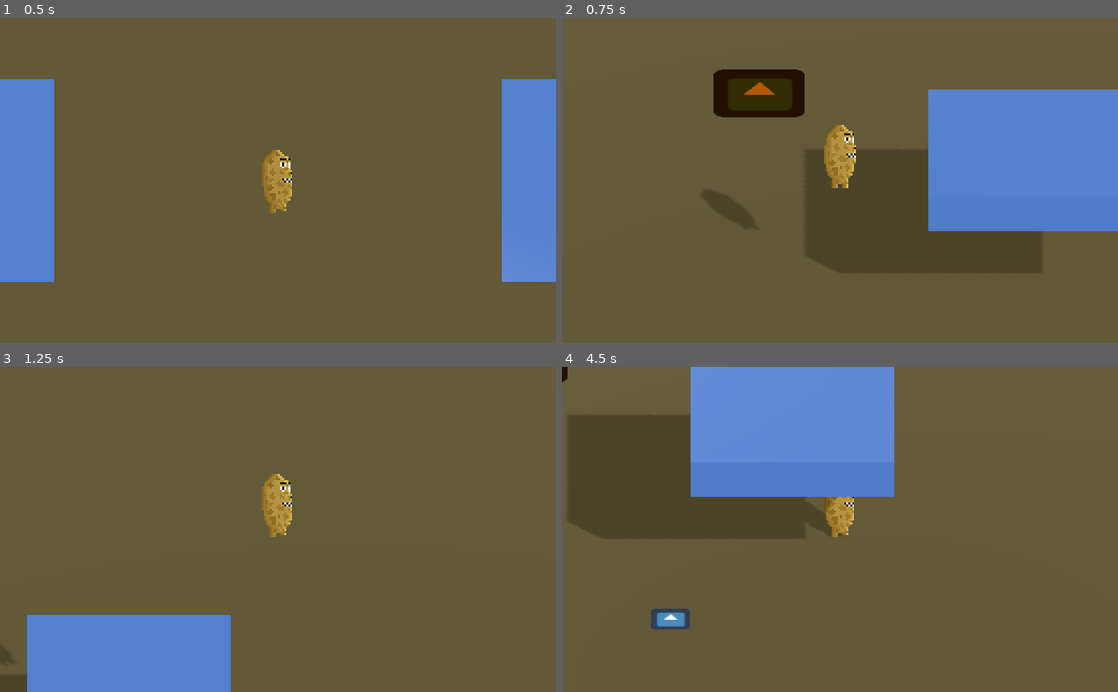
Above: before the commit, frames 1-4 (two rows, left to right).
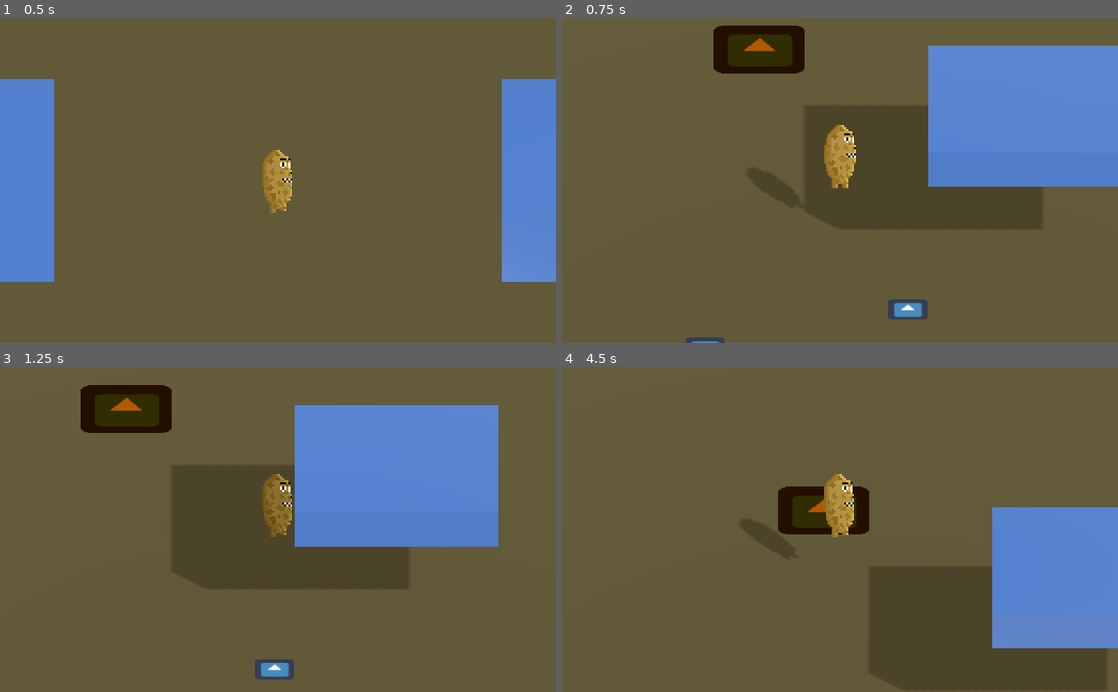
Above: after the commit, the same moments.

Repository: BVenturaDev/BrokenReality
Game: Godot game, scene res://scenes/levels/TestLevel.tscn
Two runs of this game, one before a commit and one after it. Both use one fixed random seed, a clock stepped at 60 frames per second and the inputs below. The engine's default icon, where the game draws it, is replaced by a stand-in: a white triangle on a blue panel in a dark square.
Inputs (mouse positions are in pixels of both pictures, inside the frame that each line leads up to):
- Up to frame 1 (0.5 s): no input
- Up to frame 2 (0.75 s): tap Enter (ui_accept) at 0.5 s; move the mouse to (962, 164) at 0.52 s; hold D (move_right) from 0.53 s (still down); tap Space (jump) at 0.6 s
- Up to frame 3 (1.25 s): keep holding D (move_right); tap Space (jump) at 0.77, 1.07 s
- Up to frame 4 (4.5 s): move the mouse to (728, 545) at 1.27 s; release D (move_right) at 1.28 s; hold S (move_down) 1.28-2.03 s; click (728, 545) at 1.35 s; tap Space (jump) at 1.52, 1.55, 1.82, 2.3, 2.85, 3.02, 3.32, 3.77, 3.8, 4.07 s; move the mouse to (895, 458) at 2.02 s; hold D (move_right) 2.03-2.78 s; right-click (895, 458) at 2.1 s; move the mouse to (812, 594) at 2.77 s; hold W (move_up) 2.78-3.53 s; move the mouse to (1006, 578) at 3.52 s; hold A (move_left) from 3.53 s (still down); click (1006, 578) at 3.6 s; move the mouse to (673, 480) at 4.27 s; right-click (673, 480) at 4.35 s

Frame 1 is identical in both runs. In frame 2, 14% of the frame differs, in the area x 22-100%, y 2-100%; in frame 3, 28%; in frame 4, 30%, in the area x 0-100%, y 0-87%.

Commit message:
fixed jump bug

Diff:
--- a/src/entities/Player.gd
+++ b/src/entities/Player.gd
@@ -8,7 +8,7 @@
 var friction = 10
 var gravity = -50
 var rotation_angle = 45
-var jump_height = 40
+var jump_height = 20
 var bullet : PackedScene = preload("res://scenes/entities/Bullet.tscn")
 
 onready var camera_rotator = $CameraRotator
--- a/src/entities/PlayerActionSM.gd
+++ b/src/entities/PlayerActionSM.gd
@@ -24,6 +24,7 @@
 			state = states.idle
 		if Input.is_action_just_pressed("jump"):
 			parent.velocity.y += parent.jump_height
+			state = states.jump
 
 func _state_logic(delta):
 	if ![states.attack, states.shoot,].has(state):
@@ -34,14 +35,10 @@
 func _get_transition(delta):
 	match state:
 		states.idle:
-			if !parent.is_on_floor():
-				return states.jump
-			elif parent.velocity.x != 0 or parent.velocity.z != 0:
+			if parent.velocity.x != 0 or parent.velocity.z != 0:
 				return states.walk
 		states.walk:
-			if !parent.is_on_floor():
-				return states.jump
-			elif parent.velocity.x == 0 and parent.velocity.z == 0:
+			if parent.velocity.x == 0 and parent.velocity.z == 0:
 				return states.idle
 		states.jump:
 			if parent.is_on_floor():
@@ -50,8 +47,10 @@
 
 func _enter_state(new_state, old_state):
 	match state:
-		states.attack:
-			pass
+		states.idle:
+			parent.velocity.y = 0
 
 func _exit_state(old_state, new_state):
-	pass
+	match state:
+		states.jump:
+			pass
